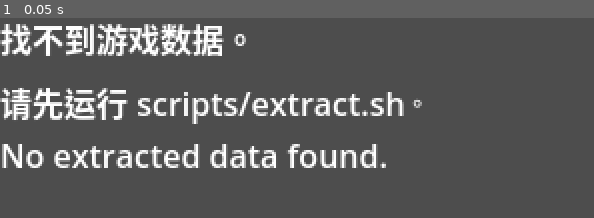
Above: before the commit, frame 1.
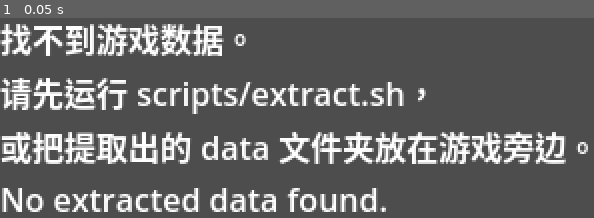
Above: after the commit, the same moment.

Repository: nomadicwind/xy-reverse
Game: Godot game, scene res://scenes/main.tscn
The game is run twice, just before and just after one commit, with the same random seed, the same clock (stepped at 60 frames per second) and the same inputs.
Inputs:
- Up to frame 1 (0.05 s): no input

The runs differ from the first frame. In frame 1, 20% of the frame differs, in the area x 0-99%, y 30-97%.

Commit message:
macOS test build: CI export job, data next to the .app, boss battle test
- CI exports an engine-only macOS build as an artifact (export templates
  cached); project enables ETC2/ASTC, which arm64/universal export needs.
- The game also looks for data/engine next to SWDA Remake.app;
  EXTRACT_OUT points scripts/extract.sh there.
- --bosstest=STATE --groups=... fights story battles at the level table's
  HP to check they can be won.

Co-Authored-By: Claude Opus 5.5 (1M context) <noreply@anthropic.com>
Claude-Session: https://claude.ai/code/session_01566SaVyzmB28Juiodb3LCP

Diff:
--- a/game/project.godot
+++ b/game/project.godot
@@ -26,6 +26,7 @@
 [rendering]
 
 textures/canvas_textures/default_texture_filter=0
+textures/vram_compression/import_etc2_astc=true
 renderer/rendering_method="gl_compatibility"
 renderer/rendering_method.mobile="gl_compatibility"
 2d/snap/snap_2d_transforms_to_pixel=true
--- a/game/scripts/autoload/assets.gd
+++ b/game/scripts/autoload/assets.gd
@@ -5,7 +5,8 @@
 ## .gdignore), so the same code works in the editor and in exported builds,
 ## where players point the game at their own extracted copy.
 ## Search order: --data=<dir>, res://assets/extracted/engine,
-## <executable dir>/data/engine, user://engine.
+## <executable dir>/data/engine, on macOS also data/engine next to the .app,
+## user://engine.
 
 const PACK_BY_ID := {0: "SA", 2: "MAP", 4: "CD", 6: "DO"}
 
@@ -42,7 +43,11 @@
 		if a.begins_with("--data="):
 			cands.append(a.substr(7))
 	cands.append("res://assets/extracted/engine")
-	cands.append(OS.get_executable_path().get_base_dir().path_join("data/engine"))
+	var exe_dir := OS.get_executable_path().get_base_dir()
+	cands.append(exe_dir.path_join("data/engine"))
+	# SWDA Remake.app/Contents/MacOS: the folder that holds the .app
+	if exe_dir.ends_with(".app/Contents/MacOS"):
+		cands.append(exe_dir.get_base_dir().get_base_dir().get_base_dir().path_join("data/engine"))
 	cands.append("user://engine")
 	for c in cands:
 		if FileAccess.file_exists(c.path_join("mapa.json")):
--- a/game/scripts/engine/vm_test.gd
+++ b/game/scripts/engine/vm_test.gd
@@ -130,3 +130,44 @@
 		if k % 100 == 0:
 			print("[stress] %d loads, %d nodes, static %d KB" % [k, game.get_tree().get_node_count(), OS.get_static_memory_usage() / 1024])
 	print("[stress] done, %d loads" % n)
+
+
+## Story battles at normal strength: load a saved state, set every member's
+## max HP back to the level table (the explorer's god mode raises it), heal
+## everyone as after an inn and fight each group a few times with automatic
+## commands. --bosstest=STATE --groups=a,b,... [--tries=N]
+static func run_bosstest(game: Game, state: String, groups: Array, tries: int) -> void:
+	Overlay.auto_continue = true
+	Engine.time_scale = 64.0
+	var saved = JSON.parse_string(FileAccess.get_file_as_string(state))
+	var tables := {}
+	for t in Battle.battle_data().get("level_tables", []):
+		tables[int(t["character"])] = t["rows"]
+	for g in groups:
+		var wins := 0
+		var info := ""
+		for i in tries:
+			game.load_saved(saved)
+			info = ""
+			for k in GameState.party_count():
+				var rec := GameState.PARTY + k * GameState.PARTY_REC
+				var ch := GameState.w(0x89 + k * 6) / 12
+				var lvl := GameState.w(rec + 0x31)
+				var rows: Array = tables.get(ch, [])
+				if lvl >= 1 and lvl <= rows.size():
+					GameState.setw(rec + 0x2F, int(rows[lvl - 1]["hp_max"]))
+				GameState.setw(rec + 0x2D, GameState.w(rec + 0x2F))
+				GameState.setw(rec + 0x55, GameState.w(rec + 0x57))
+				GameState.setw(rec + 0x35, GameState.w(rec + 0x37))
+				GameState.setw(rec + 0x08, 0)
+				info += " L%d/%dhp" % [lvl, GameState.w(rec + 0x2F)]
+			var b := Battle.new(game)
+			b.max_rounds = 60
+			game.add_child(b)
+			game.battle_scene = b
+			var r: int = await b.run(int(g))
+			game.battle_scene = null
+			if r == Battle.Result.WIN:
+				wins += 1
+		print("[bosstest] group %d: %d/%d won, party%s" % [int(g), wins, tries, info])
+	print("[bosstest] done")
--- a/game/scripts/main.gd
+++ b/game/scripts/main.gd
@@ -19,7 +19,7 @@
 func _ready() -> void:
 	if not Assets.available():
 		var l := Label.new()
-		l.text = "找不到游戏数据。\n请先运行 scripts/extract.sh。\nNo extracted data found."
+		l.text = "找不到游戏数据。\n请先运行 scripts/extract.sh，\n或把提取出的 data 文件夹放在游戏旁边。\nNo extracted data found."
 		add_child(l)
 		return
 	var args := OS.get_cmdline_user_args()
@@ -48,6 +48,19 @@
 			game.field.load_entry(8)
 			await get_tree().process_frame
 			await VmTest.run_battles(game)
+			get_tree().quit()
+			return
+		elif a.begins_with("--bosstest="):
+			_start_game()
+			await get_tree().process_frame
+			var groups := []
+			var tries := 5
+			for b in args:
+				if b.begins_with("--groups="):
+					groups = Array(b.substr(9).split(","))
+				elif b.begins_with("--tries="):
+					tries = int(b.substr(8))
+			await VmTest.run_bosstest(game, a.substr(11), groups, tries)
 			get_tree().quit()
 			return
 		elif a.begins_with("--stress="):
Not shown, changed: .github/workflows/ci.yml
Not shown, changed: README.md
Not shown, changed: scripts/extract.sh
